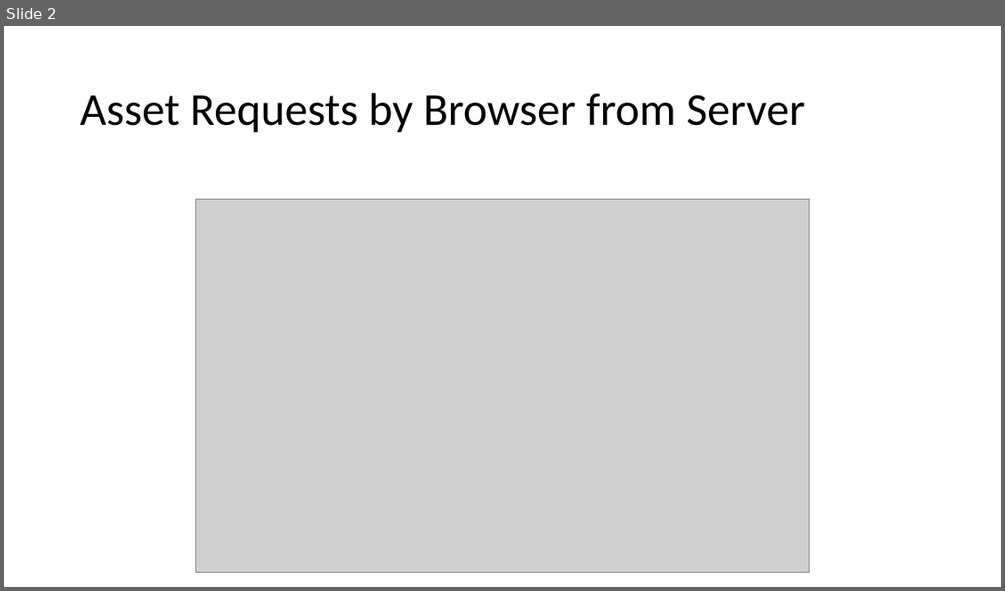
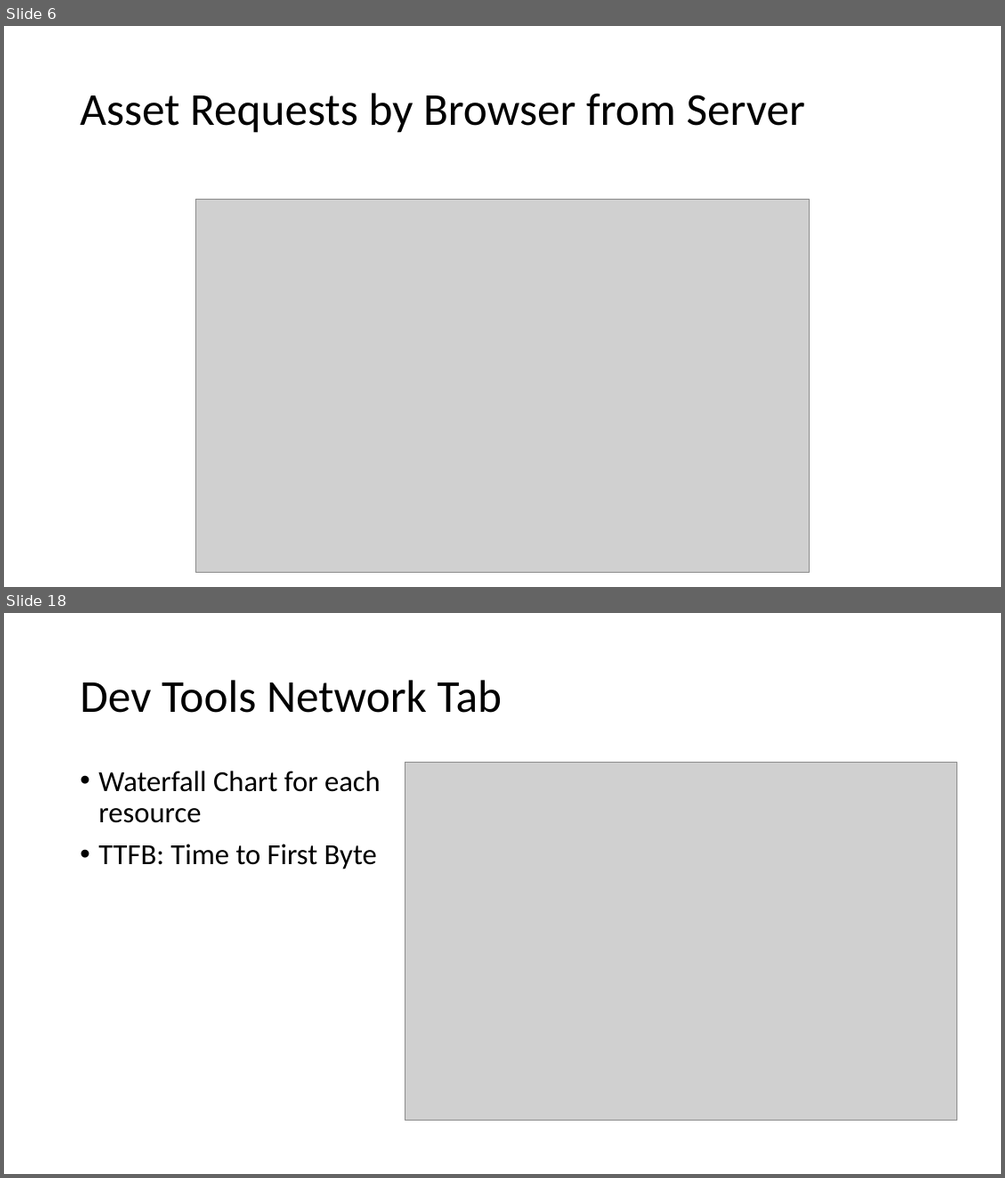
Before and after one commit to GTC-JS/ExtraPresentations, a slide deck: Web Optimization.pptx. Shown one above the other, each under a label of ours: slide 2 before the commit, slides 6 and 18 after it; the slides between them are not shown. The pictures are 1005x591 and 1005x1178 pixels, drawn with LibreOffice and Linux fonts; fonts in the diff are those of the drawing; grey boxes stand for pictures. Boxes give left, top, right and bottom in pixels: in the first picture for what was removed or moved away, otherwise in the second. Text is boxed around its words. In the diff, an @@ line names an element or a change of style, - is before the commit and + after.

```diff
--- a/Web Optimization.pptx
+++ b/Web Optimization.pptx
@@ slide 18 added at <box>4,613,1001,1174</box>, background #FFFFFF @@
@@ title added at <box>80,680,502,713</box>, 44 pt, text #000000 @@
+Dev Tools Network Tab
@@ text added at <box>98,771,380,869</box>, 28 pt, text #000000 @@
+• Waterfall Chart for each resource
+• TTFB: Time to First Byte
@@ picture added at <box>404,763,956,1120</box> @@
@@ what was slide 2 is now slide 6 @@
```
Also in this commit, not shown: 17 other slides added.
